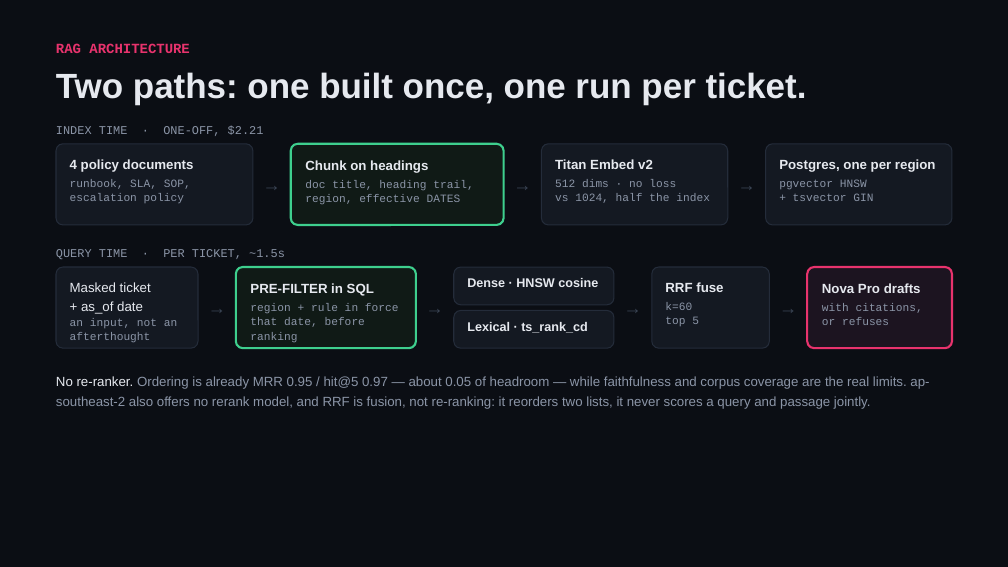
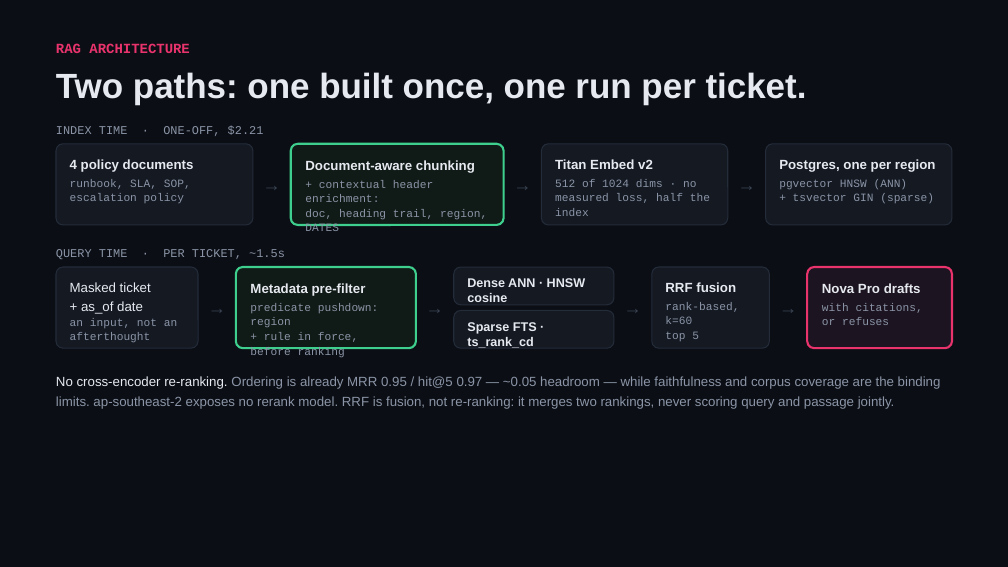
Before and after one commit to shivam-25/ramco-payce-pilot, a slide deck: slide 4 of docs/deck/ramco-payce-pilot.pptx (slide 6 before the commit). Drawn at 1008x567 pixels with LibreOffice and Linux fonts; fonts in the diff are those of the drawing. Boxes give left, top, right and bottom in pixels: in the first picture for what was removed or moved away, otherwise in the second. Text is boxed around its words. In the diff, an @@ line names an element or a change of style, - is before the commit and + after.

```diff
--- a/docs/deck/ramco-payce-pilot.pptx
+++ b/docs/deck/ramco-payce-pilot.pptx
@@ text at (x1=305, y1=160, x2=475, y2=173): text changed @@
-Chunk on headings
+Document-aware chunking
@@ text at (x1=555, y1=179, x2=710, y2=216): text changed @@
-512 dims · no loss
-vs 1024, half the index
+512 of 1024 dims · no
+measured loss, half the index
@@ text at (x1=779, y1=179, x2=934, y2=204): text changed @@
-pgvector HNSW
-+ tsvector GIN
+pgvector HNSW (ANN)
++ tsvector GIN (sparse)
@@ text at (x1=305, y1=180, x2=487, y2=231): text changed @@
-doc title, heading trail,
-region, effective DATES
++ contextual header enrichment:
+doc, heading trail, region, DATES
@@ text at (x1=250, y1=283, x2=366, y2=296): text changed @@
-PRE-FILTER in SQL
+Metadata pre-filter
@@ text at (x1=467, y1=278, x2=586, y2=302): text changed @@
-Dense · HNSW cosine
+Dense ANN · HNSW cosine
@@ text at (x1=665, y1=282, x2=736, y2=292): text changed @@
-RRF fuse
+RRF fusion
@@ text at (x1=250, y1=303, x2=379, y2=357): text changed @@
-region + rule in force
-that date, before ranking
+predicate pushdown: region
++ rule in force, before ranking
@@ text at (x1=467, y1=322, x2=537, y2=348): text changed @@
-Lexical · ts_rank_cd
+Sparse FTS · ts_rank_cd
@@ text at (x1=665, y1=302, x2=739, y2=324): text changed @@
-k=60
+rank-based, k=60
@@ text at (x1=56, y1=376, x2=941, y2=409): text changed @@
-No re-ranker. Ordering is already MRR 0.95 / hit@5 0.97 — about 0.05 of headroom — while faithfulness and corpus coverage are the real limits. ap-southeast-2 also offers no rerank model, and RRF is fusion, not re-ranking: it reorders two lists, it never scores a query and passage jointly.
+No cross-encoder re-ranking. Ordering is already MRR 0.95 / hit@5 0.97 — ~0.05 headroom — while faithfulness and corpus coverage are the binding limits. ap-southeast-2 exposes no rerank model. RRF is fusion, not re-ranking: it merges two rankings, never scoring query and passage jointly.
```
Also in this commit, not shown: 4 slides added, 1 slide removed, 21 other files.
